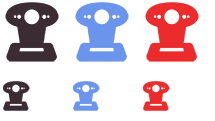
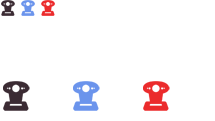
Layered file, before and after one edit (215×121). Changes by layer:
painted on "error" (2nd of 2, in "x1") over [41,0,199,62]
painted on "working" (2nd of 2, in "x1") over [21,0,129,62]
painted on "inactive" (2nd of 2, in "x1") over [1,0,59,62]
